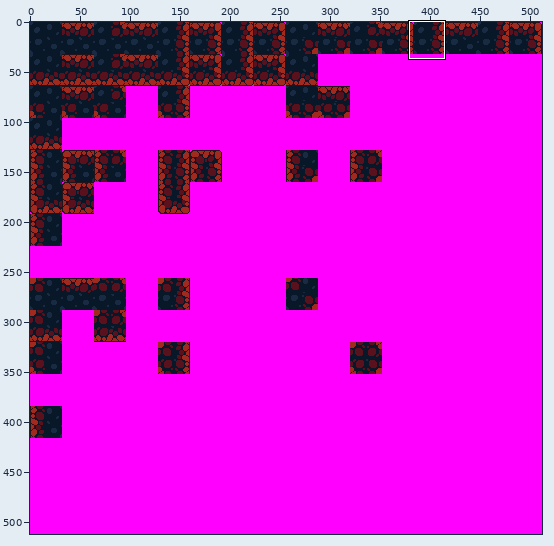
Pixel-art file: assets/tilesets/macro_terrain_atlas.aseprite. The first picture is a wide view before the edit; the outline marks the close-up.
Close-up. Earlier state:
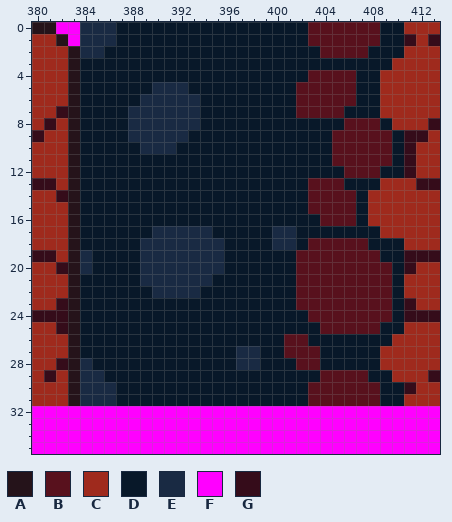
512x512 pixels, 1 frame. Shown: x 380..413, y 0..35. The commit also changed other parts of the picture, which this record leaves out.
Visible layers, top first: "Layer 1", "Layer 3".
Palette (. is transparent): A #25131a  B #58111d  C #9f2a1d  D #081829  E #192a43  F #ff00ff  G #350c1a
Pixels before, first column x 380:
 0 AAFFEEEDDDDDDDDDDDDDDDDBBBBBBDDCCC
 1 CCAFEEEDDDDDDDDDDDDDDDDBBBBBBDDGCG
 2 CCCAEEDDDDDDDDDDDDDDDDDDBBBBDDDCCC
 3 CCCADDDDDDDDDDDDDDDDDDDDDDDDDDCCCC
 4 CCCADDDDDDDDDDDDDDDDDDDBBBBDDCCCCC
 5 CCCADDDDDDEEEDDDDDDDDDBBBBBDDCCCCC
 6 CCCADDDDDEEEEEDDDDDDDDBBBBBDDCCCCC
 7 CCGADDDDEEEEEEDDDDDDDDBBBBDDDCCCCC
 8 CGCADDDDEEEEEEDDDDDDDDDDDDBBBDCCCG
 9 GCCADDDDEEEEEDDDDDDDDDDDDBBBBBDGGC
10 CCCADDDDDEEEDDDDDDDDDDDDDBBBBBDGCC
11 CCCADDDDDDDDDDDDDDDDDDDDDBBBBBDGCC
12 CCCADDDDDDDDDDDDDDDDDDDDDDBBBDDGCC
13 GGCADDDDDDDDDDDDDDDDDDDBBBDDDCCCGG
14 CCGADDDDDDDDDDDDDDDDDDDBBBBDCCCCCC
15 CCCADDDDDDDDDDDDDDDDDDDBBBBDCCCCCC
16 CCCADDDDDDDDDDDDDDDDDDDDBBBDCCCCCC
17 CCCADDDDDDEEEEEDDDDDEEDDDDDDDCCCCC
18 CCCADDDDDEEEEEEEDDDDEEDBBBBBDDDCCC
19 GGCAEDDDDEEEEEEEDDDDDDBBBBBBBDDGGG
20 CCGAEDDDDEEEEEEEDDDDDDBBBBBBBBDGCC
21 CCCADDDDDEEEEEEDDDDDDDBBBBBBBBDCCC
22 CCCADDDDDDEEEEDDDDDDDDBBBBBBBBDCCC
23 CCGADDDDDDDDDDDDDDDDDDBBBBBBBBDGCC
24 GGGADDDDDDDDDDDDDDDDDDDBBBBBBBDGGG
25 CCGADDDDDDDDDDDDDDDDDDDDBBBBBDDCCC
26 CCCADDDDDDDDDDDDDDDDDBBDDDDDDDCCCC
27 CCCADDDDDDDDDDDDDEEDDBBBDDDDDCCCCC
28 CCGAEDDDDDDDDDDDDEEDDDBBDDDDDCCCCC
29 CGCAEEDDDDDDDDDDDDDDDDDDBBBBDDCCCG
30 CCCAEEEDDDDDDDDDDDDDDDDBBBBBBDDGCC
31 CCCAEEEDDDDDDDDDDDDDDDDBBBBBBDDCCC
32 FFFFFFFFFFFFFFFFFFFFFFFFFFFFFFFFFF
33 FFFFFFFFFFFFFFFFFFFFFFFFFFFFFFFFFF
34 FFFFFFFFFFFFFFFFFFFFFFFFFFFFFFFFFF
35 FFFFFFFFFFFFFFFFFFFFFFFFFFFFFFFFFF
The result:
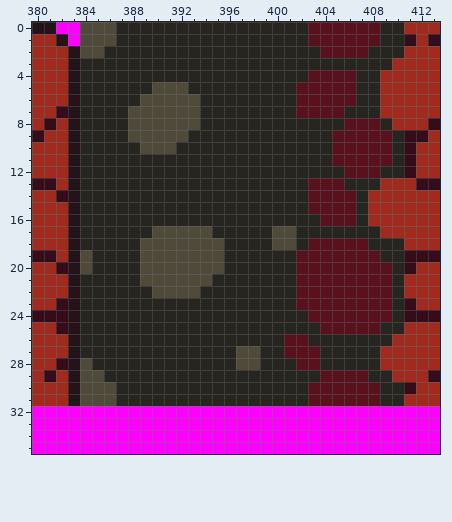
What changed:
{"colour":"D","old":"#081829","new":"#262520"}
{"colour":"E","old":"#192a43","new":"#504a3a"}
